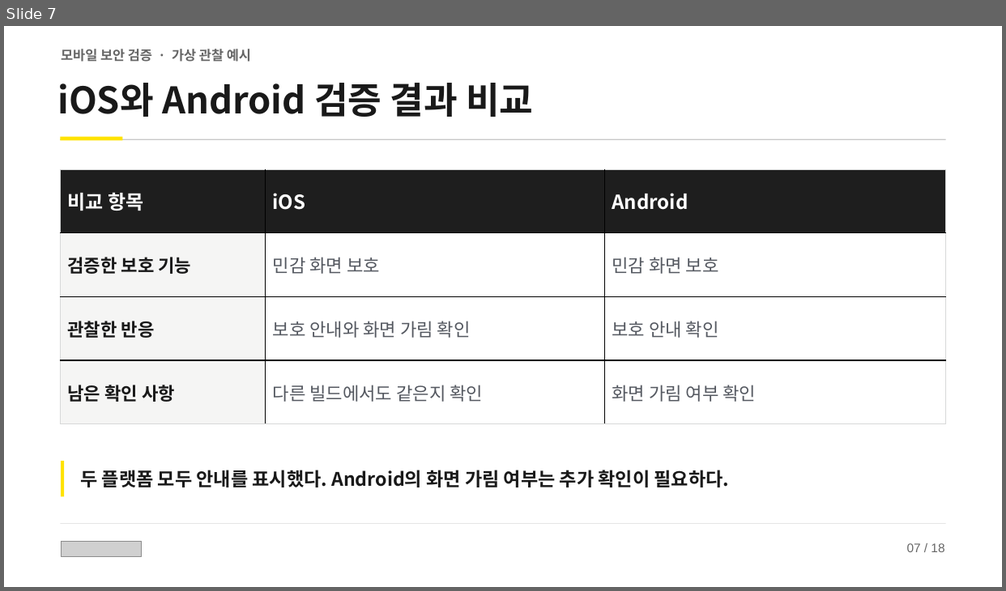
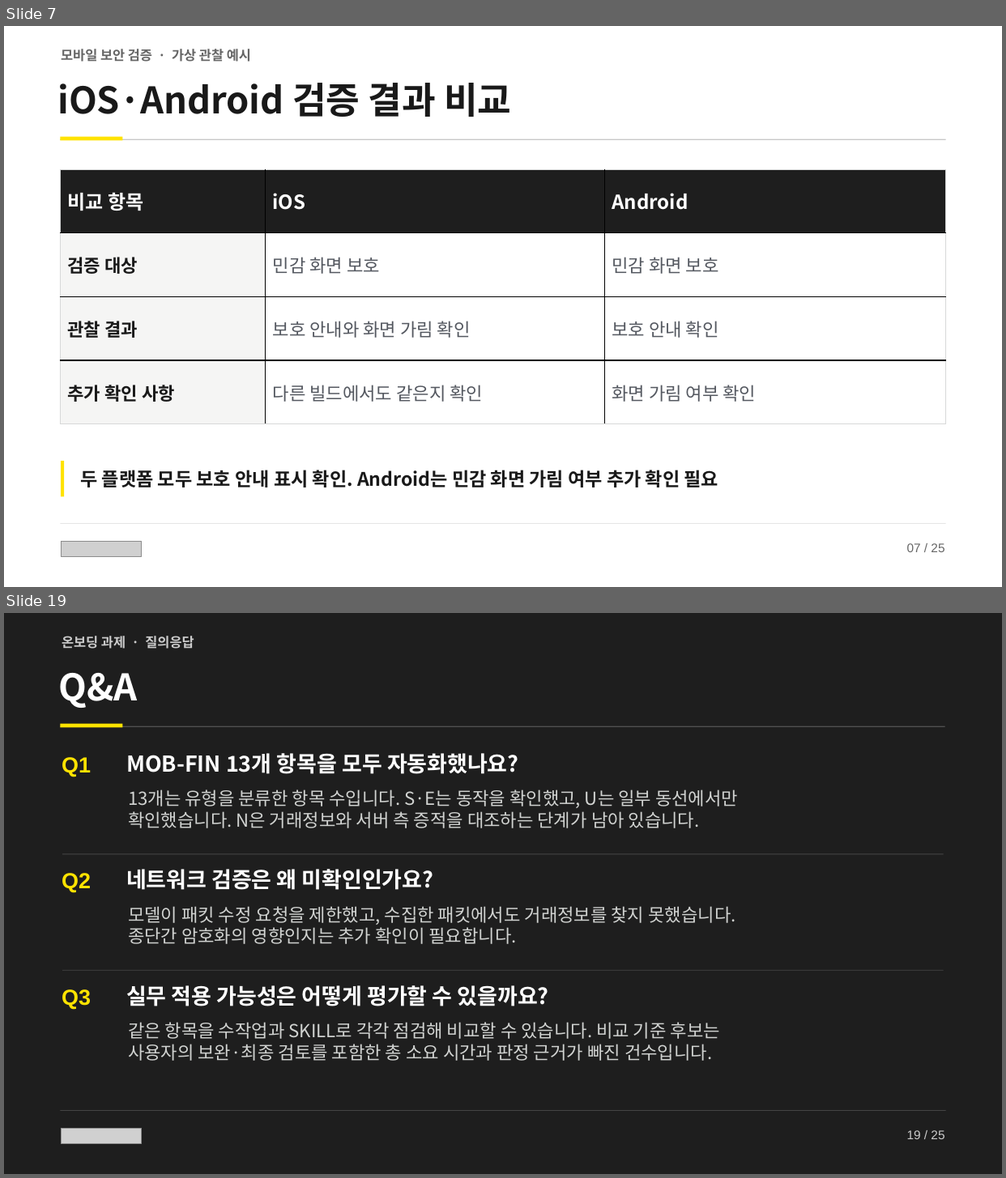
Before and after one commit to Ryuuuuu/maestro-gpui, a slide deck: assets/icons/kakaobank-security-onboarding.pptx. Shown one above the other, each under a label of ours: slide 7 before the commit, slides 7 and 19 after it; the slides between them are not shown. The pictures are 1006x591 and 1006x1178 pixels, drawn with LibreOffice and Linux fonts; fonts in the diff are those of the drawing; grey boxes stand for pictures. Boxes give left, top, right and bottom in pixels: in the first picture for what was removed or moved away, otherwise in the second. Text is boxed around its words. In the diff, an @@ line names an element or a change of style, - is before the commit and + after.

```diff
--- a/assets/icons/kakaobank-security-onboarding.pptx
+++ b/assets/icons/kakaobank-security-onboarding.pptx
@@ slide 19 added at [4, 613, 1002, 1174], background #1E1E1E @@
@@ text added at [62, 636, 194, 649], 12.8 pt, text #CCCCCC, bold @@
+온보딩 과제 · 질의응답
@@ text added at [58, 673, 137, 708], 35.2 pt, text #FFFFFF, bold @@
+Q&A
@@ rectangle added at [60, 726, 945, 727], fill #505050 @@
@@ rectangle added at [60, 724, 122, 727], fill #FFE300 @@
@@ text added at [62, 757, 91, 777], 21 pt, text #FFE300, bold @@
+Q1
@@ text added at [126, 753, 519, 774], 21 pt, text #FFFFFF, bold @@
+MOB-FIN 13개 항목을 모두 자동화했나요?
@@ text added at [128, 790, 738, 828], 17.2 pt, text #D1D3D1 @@
+13개는 유형을 분류한 항목 수입니다. S·E는 동작을 확인했고, U는 일부 동선에서만
+확인했습니다. N은 거래정보와 서버 측 증적을 대조하는 단계가 남아 있습니다.
@@ rectangle added at [62, 854, 944, 855], fill #474747 @@
@@ text added at [62, 873, 91, 893], 21 pt, text #FFE300, bold @@
+Q2
@@ text added at [126, 869, 434, 890], 21 pt, text #FFFFFF, bold @@
+네트워크 검증은 왜 미확인인가요?
@@ text added at [128, 906, 736, 944], 17.2 pt, text #D1D3D1 @@
+모델이 패킷 수정 요청을 제한했고, 수집한 패킷에서도 거래정보를 찾지 못했습니다.
+종단간 암호화의 영향인지는 추가 확인이 필요합니다.
@@ rectangle added at [62, 970, 944, 971], fill #474747 @@
@@ text added at [62, 990, 91, 1009], 21 pt, text #FFE300, bold @@
+Q3
@@ text added at [126, 986, 549, 1007], 21 pt, text #FFFFFF, bold @@
+실무 적용 가능성은 어떻게 평가할 수 있을까요?
@@ text added at [128, 1022, 720, 1061], 17.2 pt, text #D1D3D1 @@
+같은 항목을 수작업과 SKILL로 각각 점검해 비교할 수 있습니다. 비교 기준 후보는
+사용자의 보완·최종 검토를 포함한 총 소요 시간과 판정 근거가 빠진 건수입니다.
@@ rectangle added at [60, 1111, 946, 1112], fill #454545 @@
@@ picture added at [61, 1129, 141, 1144] @@
@@ text added at [907, 1131, 944, 1139], 12 pt, text #CCCCCC @@
+19 / 25
@@ slide 7 changed as well @@
@@ text at [57, 83, 511, 117]: text changed @@
-iOS와 Android 검증 결과 비교
+iOS·Android 검증 결과 비교
@@ table at [60, 169, 946, 425] @@
-row 2, column 1: 검증한 보호 기능
+row 2, column 1: 검증 대상
-row 3, column 1: 관찰한 반응
+row 3, column 1: 관찰 결과
-row 4, column 1: 남은 확인 사항
+row 4, column 1: 추가 확인 사항
@@ text at [80, 470, 719, 488]: text changed @@
-두 플랫폼 모두 안내를 표시했다. Android의 화면 가림 여부는 추가 확인이 필요하다.
+두 플랫폼 모두 보호 안내 표시 확인. Android는 민감 화면 가림 여부 추가 확인 필요
@@ text at [907, 544, 944, 552]: text changed @@
-07 / 18
+07 / 25
```
Also in this commit, not shown: 11 other slides changed, 11 other slides added, 5 slides removed.
